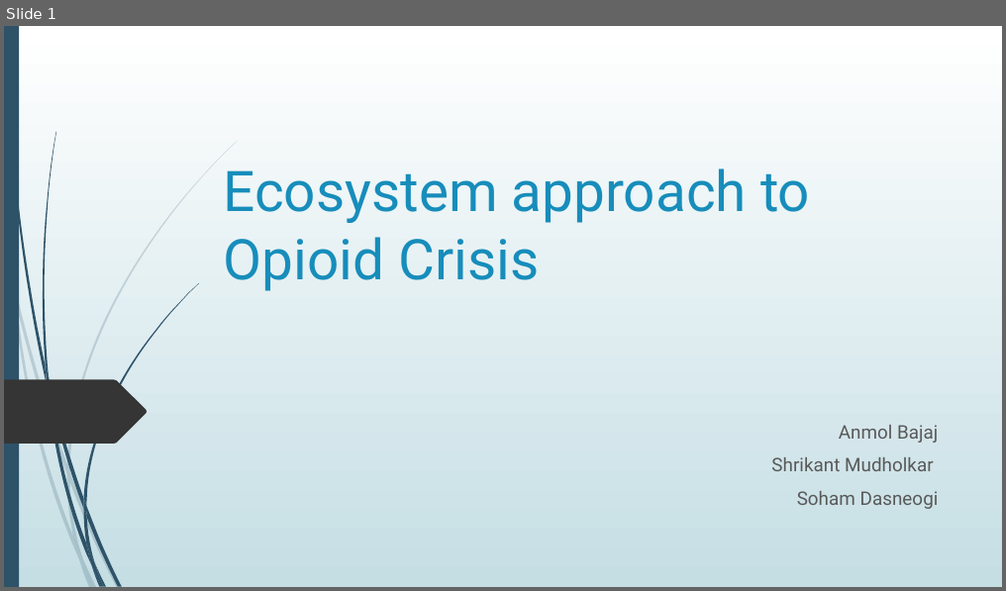
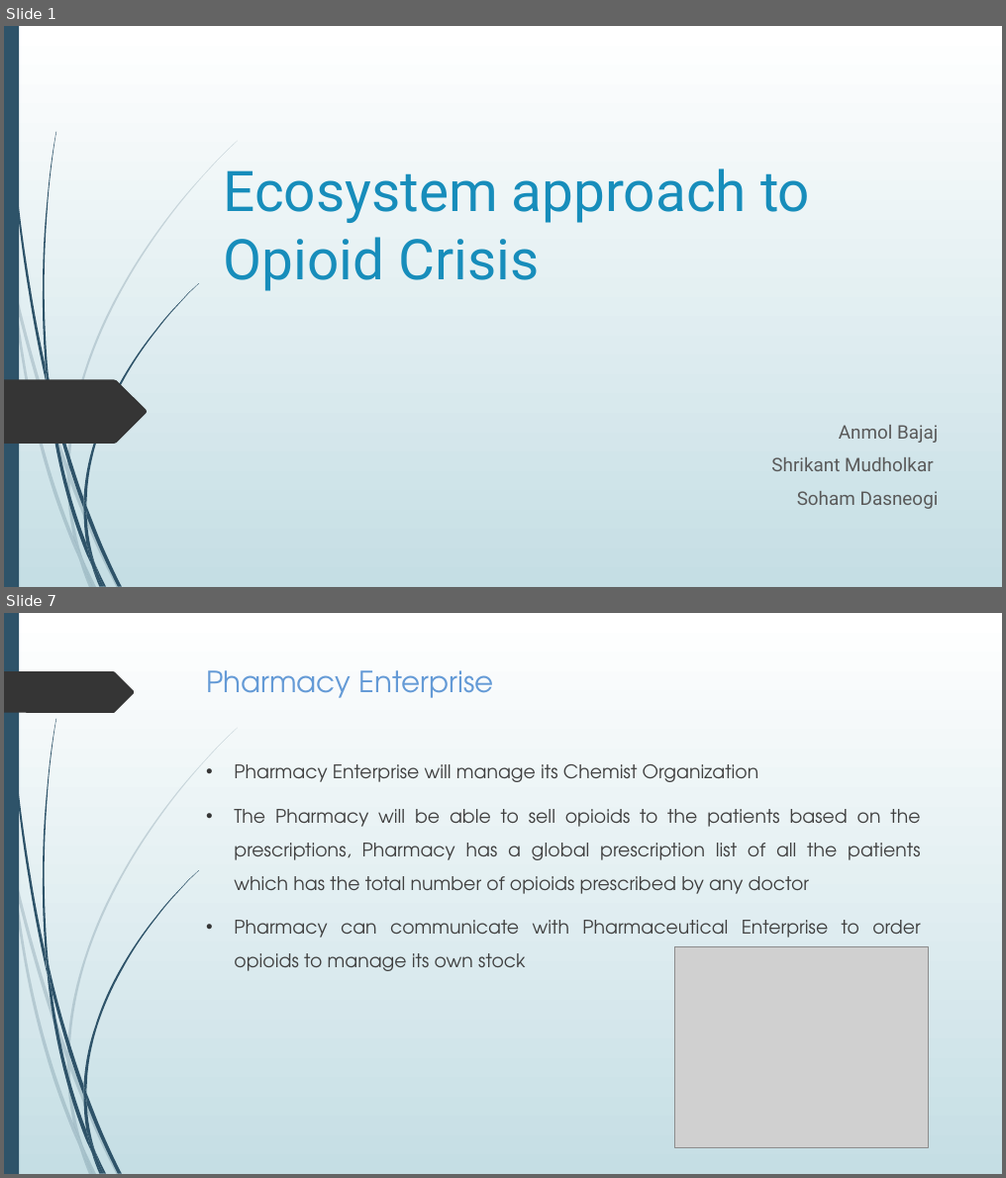
Before and after one commit to shrican/ecosystem-approach-to-opioid-crisis, a slide deck: Ecosystem approach to Opioid Crisis.pptx. Shown one above the other, each under a label of ours: slide 1 before the commit, slides 1 and 7 after it; the slides between them are not shown. The pictures are 1006x591 and 1006x1178 pixels, drawn with LibreOffice and Linux fonts; fonts in the diff are those of the drawing; grey boxes stand for pictures. Boxes give left, top, right and bottom in pixels: in the first picture for what was removed or moved away, otherwise in the second. Text is boxed around its words. In the diff, an @@ line names an element or a change of style, - is before the commit and + after.

```diff
--- a/Ecosystem approach to Opioid Crisis.pptx
+++ b/Ecosystem approach to Opioid Crisis.pptx
@@ slide 7 added at [4,613,1002,1174], background gradient #FFFFFF to #C5DEE5; not listed: 23 template elements that a slide beside it also shows @@
@@ freeform shape added at [4,671,135,713], fill #353535 @@
@@ text added at [206,670,921,971], 18 pt, text #404040 @@
+Pharmacy Enterprise
+• Pharmacy Enterprise will manage its Chemist Organization
+• The Pharmacy will be able to sell opioids to the patients based on the prescriptions, Pharmacy has a global prescription list of all the patients which has the total number of opioids prescribed by any doctor
+• Pharmacy can communicate with Pharmaceutical Enterprise to order opioids to manage its own stock
@@ picture added at [675,947,929,1149] @@
```
Also in this commit, not shown: 4 slides changed, 10 other slides added, 5 slides removed, 4 other files.
